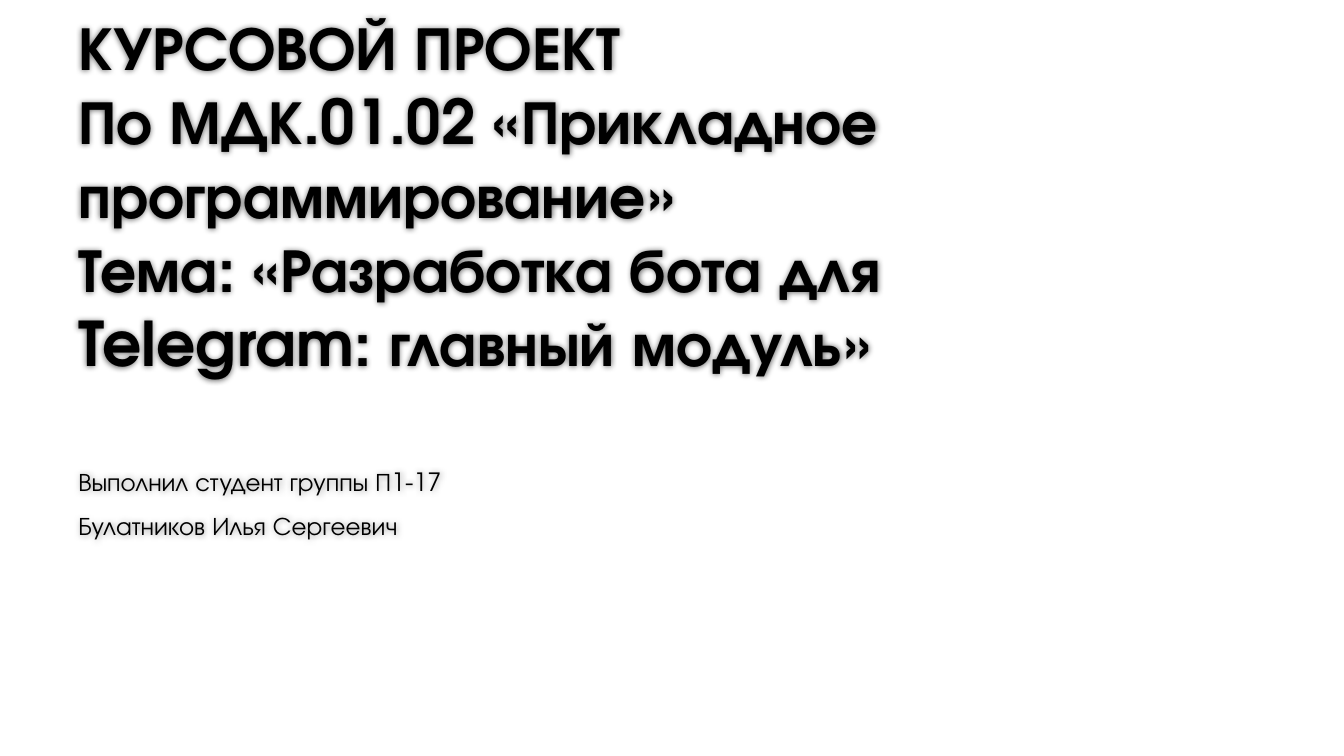
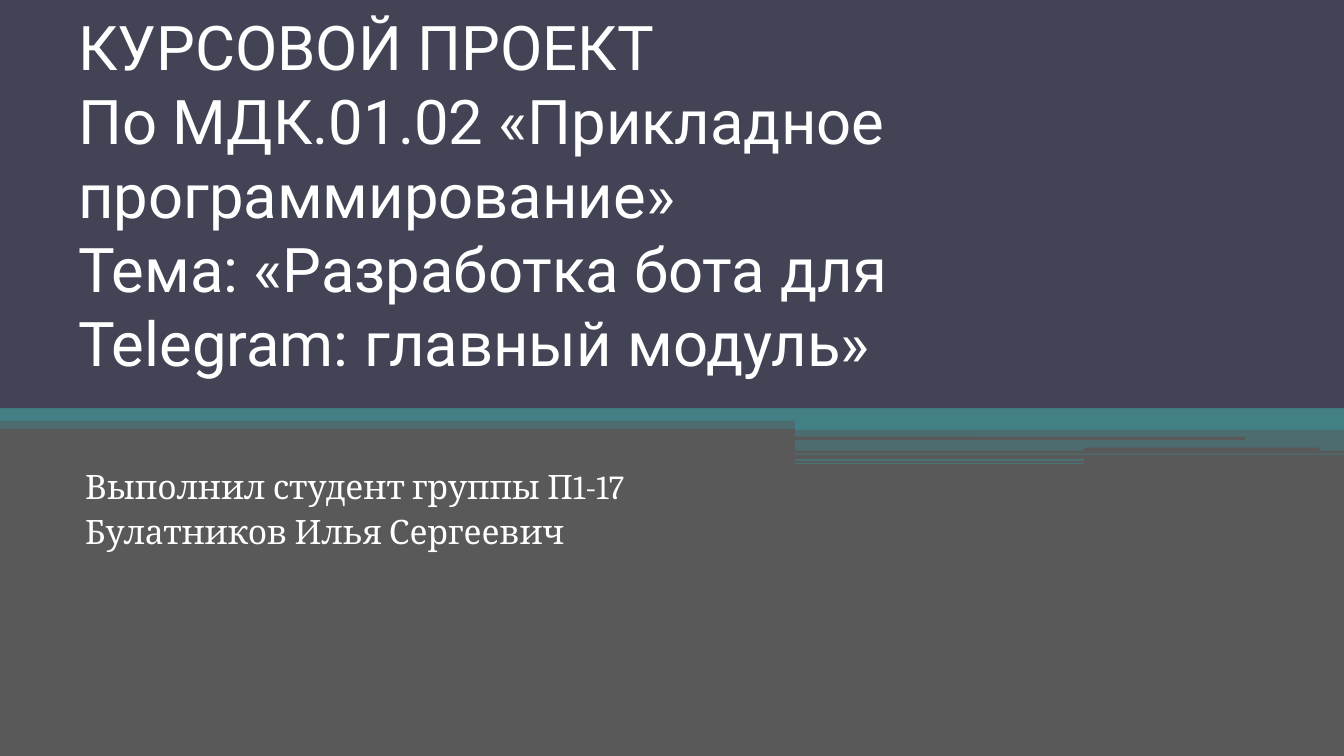
Before and after one commit to prog-kkkmt/p1-17, a slide deck: slide 1 of Курсовая/презентация.pptx. Drawn at 1344x756 pixels with LibreOffice and Linux fonts; fonts in the diff are those of the drawing; background and template pictures are left out. Boxes give left, top, right and bottom in pixels: in the first picture for what was removed or moved away, otherwise in the second. Text is boxed around its words. In the diff, an @@ line names an element or a change of style, - is before the commit and + after.

```diff
--- a/Курсовая/презентация.pptx
+++ b/Курсовая/презентация.pptx
@@ background #FFFFFF to #595959 @@
@@ rectangle added at <box>0,0,1344,408</box>, fill #424456 @@
@@ title "КУРСОВОЙ ПРОЕКТ По МДК.01.02 «Прикладное ..." at <box>78,15,887,379</box>: font TeX Gyre Adventor to Roboto, text colour #000000 to #FFFFFF, bold off @@
@@ rectangle added at <box>0,402,1344,430</box>, fill #438086 at 50% opacity @@
@@ rectangle added at <box>0,405,1344,420</box>, fill #438086 @@
@@ rectangle added at <box>943,401,1344,429</box>, fill #438086 @@
@@ rectangle added at <box>796,420,1344,431</box>, fill #438086 @@
@@ rectangle added at <box>796,430,1344,451</box>, fill #438086 at 50% opacity @@
@@ rounded rectangle added at <box>796,437,1246,440</box>, fill #595959 @@
@@ rounded rectangle added at <box>1085,448,1320,452</box>, fill #595959 @@
@@ subtitle "Выполнил студент группы П1-17" at <box>85,475,624,552</box>: size 18 to 24 pt, font TeX Gyre Adventor to Cambria, text colour #000000 to #FFFFFF; indent changed; less space between paragraphs @@
@@ rectangle added at <box>796,454,1344,455</box>, fill #438086 at 65% opacity @@
@@ rectangle added at <box>796,459,1085,461</box>, fill #438086 at 60% opacity @@
@@ rectangle added at <box>796,463,1085,464</box>, fill #438086 at 65% opacity @@
```
Also in this commit, not shown: 5 other slides changed, 1 other file.
